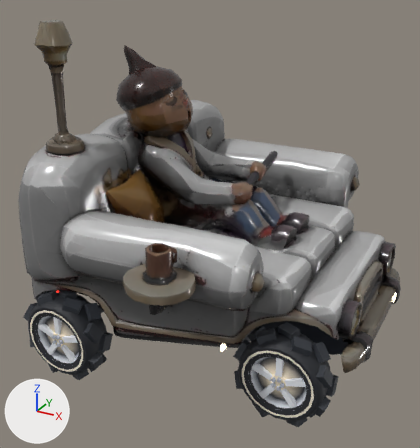
The glTF model ui/3d/aura-drift/v1/car-couch.glb as it was, and as the next commit left it.
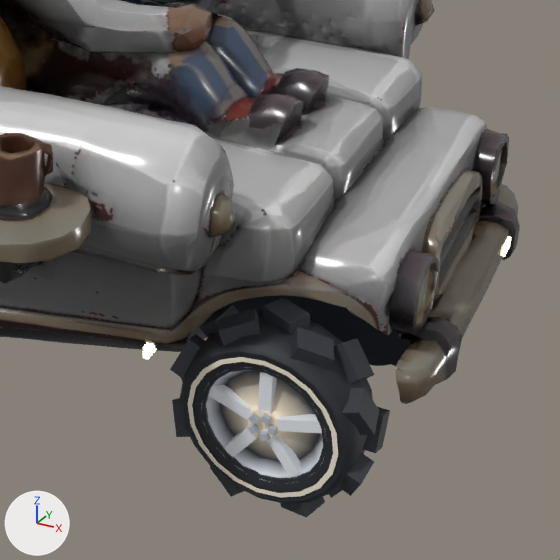
The first picture shows the older version from a 50 mm lens placed at (2.4, -4.85, 3.69), pointed at (-0.15, -0.22, 1.37). The close-ups show the older and then the newer version on the part from 36% to 100% of the width and 40% to 100% of the height of that picture. Only the edits that show in the close-ups are written down. Every picture has the same lights, and +X, +Y and +Z are marked at lower left. Where no turn or scale is listed for an object, it has been applied to the vertices. Vertices at exactly the same position are counted once.

The first close-up shows 'body', 'cushion', 'wheel_fr'.
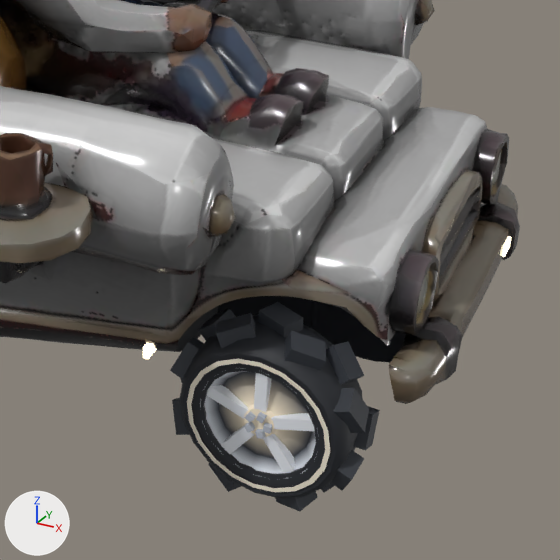
Changed parts and their boxes (x1, y1, x2, y2) in the close-ups (560 x 560 px; the box of a moved part takes in the faces that stretch with it):
'wheel_fr', reshaped, moved: before (170, 297, 390, 517); after (170, 302, 380, 512)
part 1 of me_reviewed_replacement, added (mostly hidden): after (310, 301, 317, 330)
part 2 of me_reviewed_replacement, moved or reshaped: (128, 288, 425, 404) in both
part 3 of me_reviewed_wheel_001, moved or reshaped: before (180, 310, 373, 504); after (180, 314, 363, 498)
part 4 of me_reviewed_wheel_001, moved or reshaped: before (187, 357, 338, 498); after (187, 359, 330, 493)
part 5 of me_reviewed_wheel_001, moved or reshaped: before (363, 407, 390, 453); after (353, 406, 380, 451)
part 6 of me_reviewed_wheel_001, moved or reshaped: before (263, 297, 310, 335); after (258, 302, 303, 338)
part 7 of me_reviewed_wheel_001, moved or reshaped: before (201, 367, 326, 484); after (200, 368, 319, 480)
part 8 of me_reviewed_wheel_001, moved or reshaped: before (208, 385, 252, 420); after (207, 385, 248, 419)
part 9 of me_reviewed_wheel_001, moved or reshaped: before (268, 436, 301, 478); after (263, 434, 295, 474)
part 10 of me_reviewed_wheel_001, moved or reshaped: before (170, 304, 379, 517); after (170, 309, 369, 512)

The change, as a diff of the scene's bpy script:
```diff
--- a/ui/3d/aura-drift/v1/car-couch.glb.py
+++ b/ui/3d/aura-drift/v1/car-couch.glb.py
@@ me_reviewed_replacement @@
-me_reviewed_replacement.from_pydata(...)  # 3903 vertices, 7784 faces; spans x -1.58..1.58, y -1.85..1.85, z 0.23..2.81
+me_reviewed_replacement.from_pydata(...)  # 3829 vertices, 7632 faces; spans x -1.55..1.58, y -1.85..1.85, z 0.38..2.81
+# me_reviewed_replacement part 1: a new loose piece, a 6-sided cylinder along z spanning x 0.922..0.966, y -0.431..-0.38, z 0.425..0.934, in mat_trim (black #10131a)
+# me_reviewed_replacement part 2: 24 vertices moved from x 0.48..1.42, y -0.89..-0.46, z 0.44..0.9 to x 0.48..1.41, y -0.92..-0.42, z 0.44..0.9; 117 vertices removed from x 0.5..1.43, y -0.91..-0.43, z 0.43..0.9; 127 vertices added at x 0.48..1.42, y -0.92..-0.42, z 0.43..0.9
+# other edits to the shape of me_reviewed_replacement do not show in these pictures
 me_reviewed_replacement.materials.append(mat_brake_light)
@@ me_reviewed_wheel_001 @@
-me_reviewed_wheel_001.from_pydata(...)  # 570 vertices, 992 faces; spans x -0.445..0.445, y -0.162..0.158, z -0.445..0.445
+me_reviewed_wheel_001.from_pydata(...)  # 570 vertices, 992 faces; spans x -0.427..0.427, y -0.154..0.15, z -0.427..0.427
+# me_reviewed_wheel_001 part 3: the loose piece of 200 vertices spanning x -0.397..0.397, y -0.158..0.158, z -0.397..0.397 is scaled about its middle by (0.957, 0.95, 0.957)
+# me_reviewed_wheel_001 part 4: the loose piece of 40 vertices spanning x -0.332..0.332, y -0.162, z -0.332..0.332 is scaled about its middle by (0.96, 1, 0.96), then moved by (0.0, 0.008, 0.0)
+# me_reviewed_wheel_001 part 5: the loose piece of 8 vertices spanning x 0.367..0.442, y -0.027..0.141, z -0.094..0.094 is scaled about its middle by (1, 0.952, 0.955), then moved by (-0.018, -0.003, 0.0)
+# me_reviewed_wheel_001 part 6: the loose piece of 8 vertices spanning x -0.094..0.094, y -0.027..0.141, z 0.367..0.442 is scaled about its middle by (0.955, 0.952, 1), then moved by (0.0, -0.003, -0.018)
+# me_reviewed_wheel_001 part 7: the loose piece of 122 vertices spanning x -0.279..0.285, y -0.145..0.0, z -0.284..0.284 is scaled about the mesh origin by (0.96, 0.95, 0.96)
+# me_reviewed_wheel_001 part 8: the loose piece of 8 vertices spanning x -0.251..-0.054, y -0.134..-0.087, z -0.006..0.105 is scaled about the mesh origin by (0.96, 0.95, 0.96)
+# me_reviewed_wheel_001 part 9: the loose piece of 8 vertices spanning x 0.017..0.172, y -0.134..-0.087, z -0.222..-0.037 is scaled about the mesh origin by (0.96, 0.95, 0.96)
+# me_reviewed_wheel_001 part 10: 96 of 570 vertices moved; they spanned x -0.445..0.445, y -0.141..0.141, z -0.445..0.445 and now span x -0.427..0.427, y -0.134..0.134, z -0.427..0.427; mean shift (0.0, 0.001, 0.0); largest move (-0.321, -0.141, -0.185) -> (-0.305, -0.134, -0.176)
+# other edits to the shape of me_reviewed_wheel_001 do not show in these pictures
 me_reviewed_wheel_001.materials.append(mat_tyre)
@@ ob_wheel_fr @@
 ob_wheel_fr = bpy.data.objects.new('wheel_fr', me_reviewed_wheel_001)
-ob_wheel_fr.location = (0.972, -0.916, 0.442)
+ob_wheel_fr.location = (0.944, -0.901, 0.425)
```
